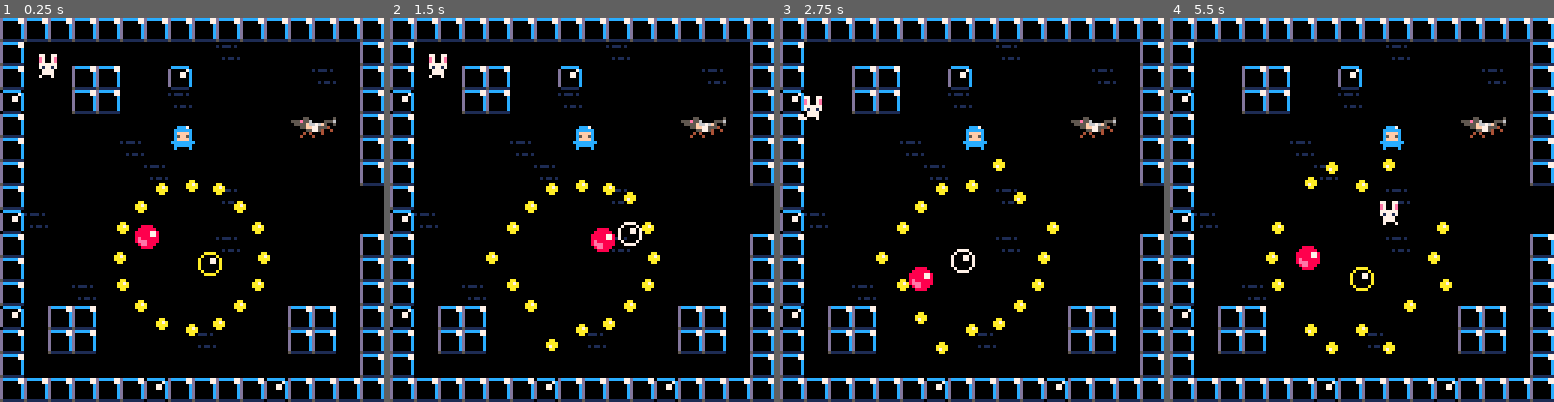
Above: before the commit, frames 1-4 (left to right).
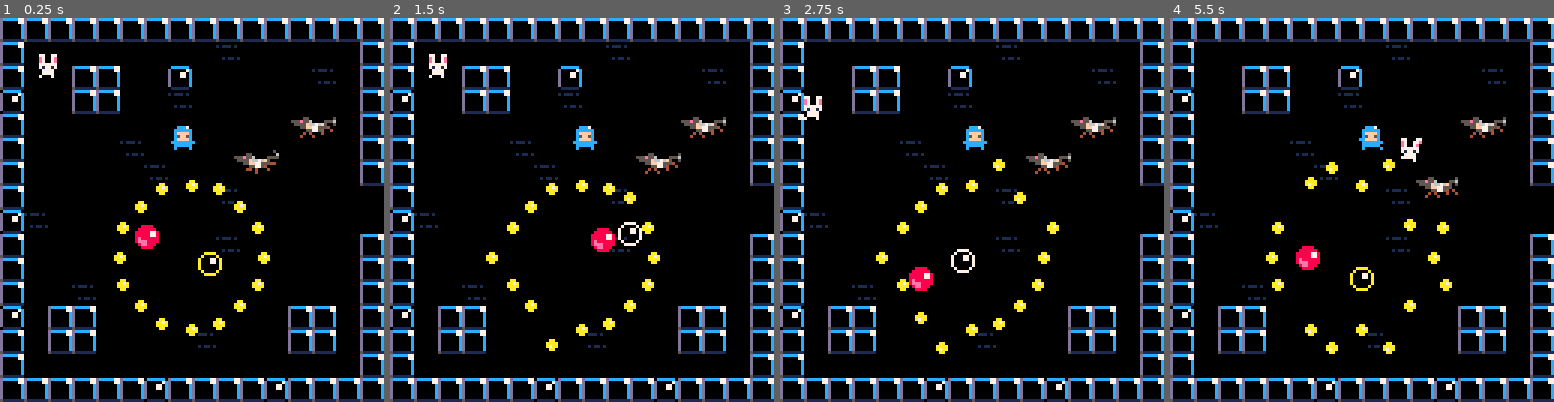
Above: after the commit, the same moments.

Repository: zvxr/shrimpkeeper
Game: PICO-8 cartridge shrimpkeeper.p8
The game is run twice, just before and just after one commit, with the same random seed, the same clock (stepped at 60 frames per second) and the same inputs.
Inputs:
- Up to frame 1 (0.25 s): no input
- Up to frame 2 (1.5 s): no input
- Up to frame 3 (2.75 s): hold Left 1.97-2.37 s; hold Down from 2.42 s (still down)
- Up to frame 4 (5.5 s): release Down at 2.82 s; hold Right 2.87-3.53 s; hold Up 3.58-4.08 s; hold Right 4.13-4.53 s; hold Down 4.58-5.08 s; hold Left from 5.13 s (still down)

The runs differ from the first frame. In frame 1, 0.3% of the frame differs, in the area x 60-73%, y 34-41%; in frame 2, 0.3%; in frame 3, 0.3%; in frame 4, 1.3%, in the area x 49-75%, y 28-56%.

Commit message:
initial agents, test adding shrimp graphic

Diff:
--- a/shrimpkeeper.p8
+++ b/shrimpkeeper.p8
@@ -23,6 +23,9 @@
 		friction = 0.15,
 		bounce  = 0.3,
 		frames = 2,
+		fs = 1,
+		sw = 1,
+		sh = 1,
 
 		-- half-width and half-height
 		-- slightly less than 0.5 so
@@ -83,6 +86,14 @@
 	 a.friction=0.1
 	end
 
+	shrimp = make_actor(37,10,6)
+	shrimp.frames=4
+	shrimp.fs=2
+	shrimp.sw=2
+	shrimp.w=0.9
+	shrimp.dx=1/8
+	shrimp.friction=0.1
+
 end
 
 -- for any given point on the
@@ -262,9 +273,9 @@
 end
 
 function draw_actor(a)
-	local sx = (a.x * 8) - 4
-	local sy = (a.y * 8) - 4
-	spr(a.k + a.frame, sx, sy)
+	local sx = (a.x * 8) - a.sw*4
+	local sy = (a.y * 8) - a.sh*4
+	spr(a.k + flr(a.frame)*a.fs, sx, sy, a.sw, a.sh)
 end
 
 function _draw()
@@ -296,22 +307,22 @@
 a000000a008558000085580000000000000000000077770000777700007777000077770000000000000000000000000000000000000000000000000000000000
 a000000a005005000500005000000000000000000077770000777770007777000777770000000000000000000000000000000000000000000000000000000000
 aaaaaaaa066006606600006600000000000000000700070000700000007000700000070000000000000000000000000000000000000000000000000000000000
-0000000000aaaa000077770000000000000000000000000000000000000000000000000000000000000000000000000000000000000000000000000000000000
-000000000a0000a00700007000000000000000000000055000000005000005500000005000000000000000000000000000000000000000000000000000000000
-00000000a000770a70007707000aa000000aa0000555e556000055560555e5560000556000000000000000000000000000000000000000000000000000000000
-00000000a000770a7000770700aa7a0000aaaa00005555f6676f5005005555f6676f505000000000000000000000000000000000000000000000000000000000
-00000000a000000a7000000700aaaa0000a7aa00000055ff77555400000055ff7755500000000000000000000000000000000000000000000000000000000000
-00000000a000000a70000007000aa000000aa0000000005577540040000000557754040000000000000000000000000000000000000000000000000000000000
-000000000a0000a00700007000000000000000000000040400040000000004040004004000000000000000000000000000000000000000000000000000000000
-0000000000aaaa000077770000000000000000000000400040000000000040004000000000000000000000000000000000000000000000000000000000000000
-00000000008888000088880000000000000000000000000000000050000000000000000000000000000000000000000000000000000000000000000000000000
-00000000088888800888888000000000000000000000055000000006000005500000000000000000000000000000000000000000000000000000000000000000
-00000000888887788888877800000000000000000555e556000055550555e5560000550000000000000000000000000000000000000000000000000000000000
-0000000088888778888887780000000000000000005555f6676f5000005555f6676f505000000000000000000000000000000000000000000000000000000000
-000000008e8888888e8888880000000000000000000055ff77555440000055ff7755506000000000000000000000000000000000000000000000000000000000
-000000008eee88888eee888800000000000000000000005577540000000000557750450000000000000000000000000000000000000000000000000000000000
-0000000008ee888008ee888000000000000000000000044040004000000004040040400000000000000000000000000000000000000000000000000000000000
-00000000008888000088880000000000000000000000000040000000000004040400000000000000000000000000000000000000000000000000000000000000
+0000000000aaaa000077770000000000000000000000000000000000000000000000000000000000000000500000000000000000000000000000000000000000
+000000000a0000a00700007000000000000000000000055000000005000005500000005000000550000000060000055000000000000000000000000000000000
+00000000a000770a70007707000aa000000aa0000555e556000055560555e556000055600555e556000055550555e55600005500000000000000000000000000
+00000000a000770a7000770700aa7a0000aaaa00005555f6676f5005005555f6676f5050005555f6676f5000005555f6676f5050000000000000000000000000
+00000000a000000a7000000700aaaa0000a7aa00000055ff77555400000055ff77555000000055ff77555440000055ff77555060000000000000000000000000
+00000000a000000a70000007000aa000000aa0000000005577540040000000557754040000000055775400000000005577504500000000000000000000000000
+000000000a0000a00700007000000000000000000000040400040000000004040004004000000440400040000000040400404000000000000000000000000000
+0000000000aaaa000077770000000000000000000000400040000000000040004000000000000000400000000000040404000000000000000000000000000000
+00000000008888000088880000000000000000000000000000000000000000000000000000000000000000000000000000000000000000000000000000000000
+00000000088888800888888000000000000000000000000000000000000000000000000000000000000000000000000000000000000000000000000000000000
+00000000888887788888877800000000000000000000000000000000000000000000000000000000000000000000000000000000000000000000000000000000
+00000000888887788888877800000000000000000000000000000000000000000000000000000000000000000000000000000000000000000000000000000000
+000000008e8888888e88888800000000000000000000000000000000000000000000000000000000000000000000000000000000000000000000000000000000
+000000008eee88888eee888800000000000000000000000000000000000000000000000000000000000000000000000000000000000000000000000000000000
+0000000008ee888008ee888000000000000000000000000000000000000000000000000000000000000000000000000000000000000000000000000000000000
+00000000008888000088880000000000000000000000000000000000000000000000000000000000000000000000000000000000000000000000000000000000
 
 
 
Not shown, added: AGENTS.md
